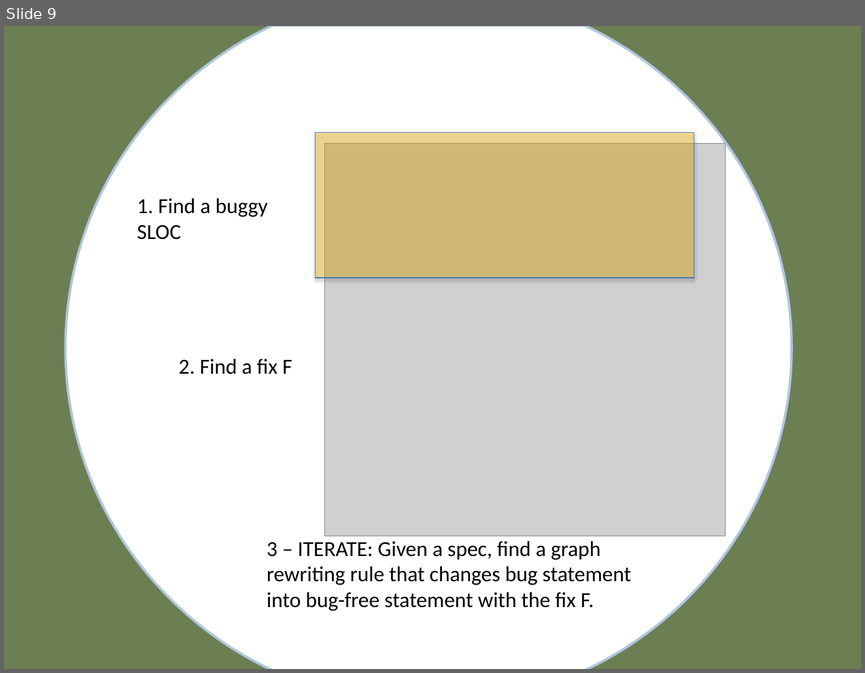
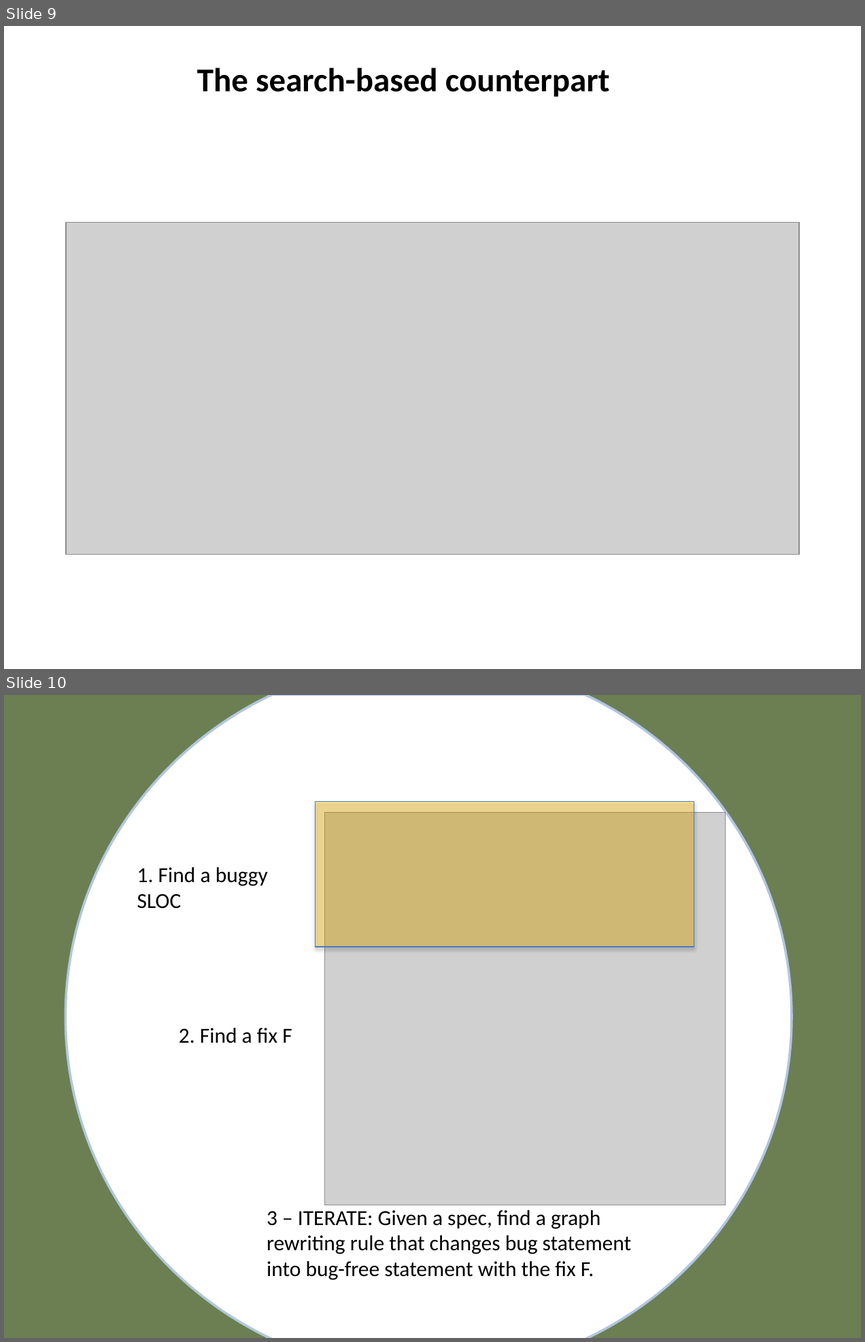
Before and after one commit to SannioEvolution/Material, a slide deck: 13 - Automated Program Repair.pptx. Shown one above the other, each under a label of ours: slide 9 before the commit, slides 9 and 10 after it. The pictures are 865x673 and 865x1342 pixels, drawn with LibreOffice and Linux fonts; fonts in the diff are those of the drawing; grey boxes stand for pictures; background and template pictures are left out. Boxes give left, top, right and bottom in pixels: in the first picture for what was removed or moved away, otherwise in the second. Text is boxed around its words. In the diff, an @@ line names an element or a change of style, - is before the commit and + after.

```diff
--- a/13 - Automated Program Repair.pptx
+++ b/13 - Automated Program Repair.pptx
@@ slide 9 added at [4, 26, 861, 669], background #FFFFFF @@
@@ text added at [197, 67, 610, 97], 28 pt, text #000000, bold @@
+The search-based counterpart
@@ picture added at [66, 223, 799, 554] @@
@@ what was slide 9 is now slide 10 @@
```
Also in this commit, not shown: 4 slides changed, 4 other slides added, 2 slides removed, 1 other file.
